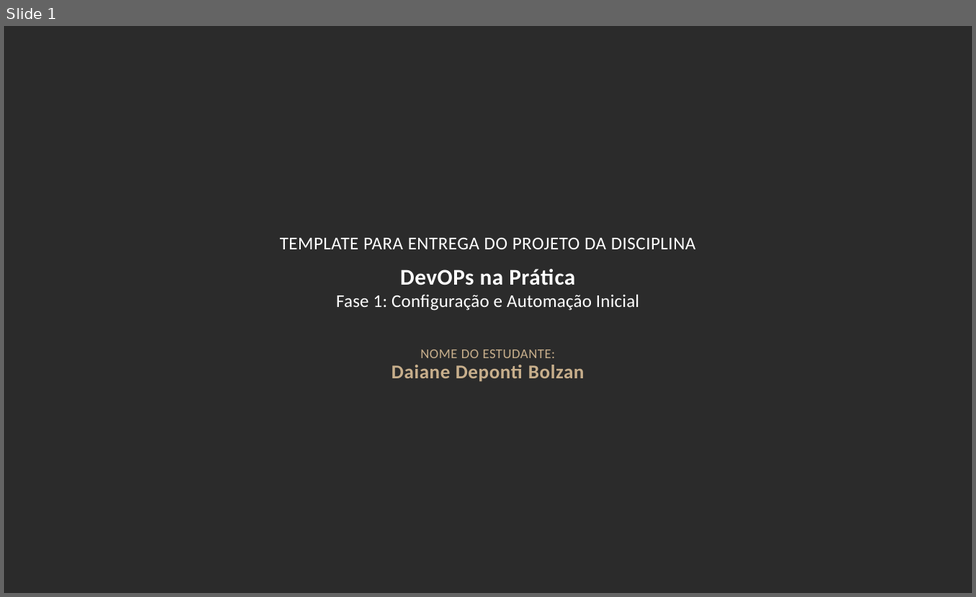
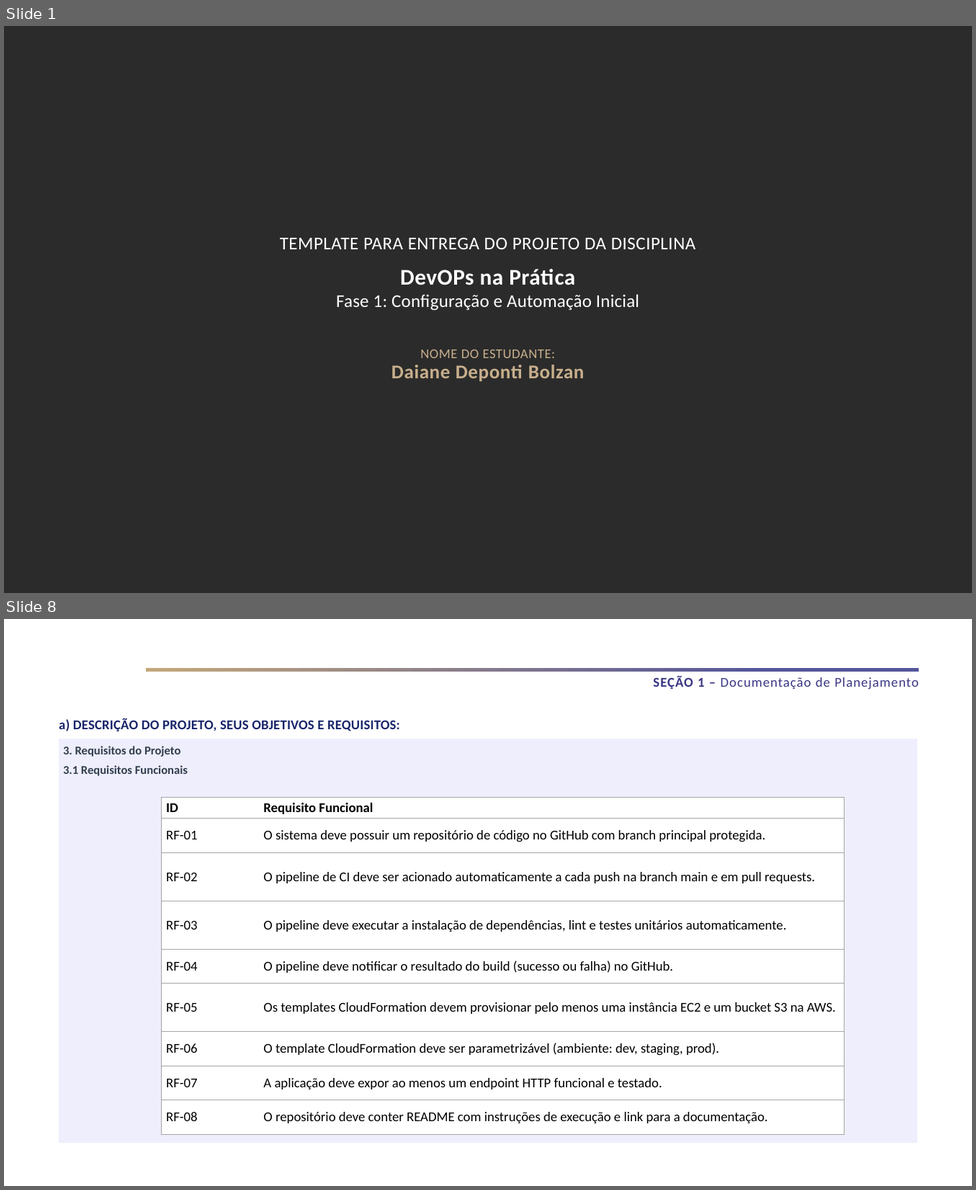
Before and after one commit to Daaaiii/Devops, a slide deck: Daiane Bolzan - Fase 1 - DevOps na Prática.pptx. Shown one above the other, each under a label of ours: slide 1 before the commit, slides 1 and 8 after it; the slides between them are not shown. The pictures are 976x597 and 976x1190 pixels, drawn with LibreOffice and Linux fonts; fonts in the diff are those of the drawing; background and template pictures are left out; a plain dark background stands for a picture behind light text. Boxes give left, top, right and bottom in pixels: in the first picture for what was removed or moved away, otherwise in the second. Text is boxed around its words. In the diff, an @@ line names an element or a change of style, - is before the commit and + after.

Commit message:
atualizando documentação da Fase 1 para incluir a conclusão da proteção da branch `main`

```diff
--- a/Daiane Bolzan - Fase 1 - DevOps na Prática.pptx
+++ b/Daiane Bolzan - Fase 1 - DevOps na Prática.pptx
@@ slide 8 added at (x1=4, y1=619, x2=972, y2=1186), background #FFFFFF @@
@@ rectangle added at (x1=145, y1=668, x2=918, y2=672), fill gradient #C3A77A to #53559B @@
@@ text added at (x1=653, y1=676, x2=918, y2=689), 18 pt, text #393683 @@
+SEÇÃO 1 – Documentação de Planejamento
@@ text added at (x1=59, y1=718, x2=400, y2=731), 18 pt, text #19266B, bold @@
+a) DESCRIÇÃO DO PROJETO, SEUS OBJETIVOS E REQUISITOS:
@@ text added at (x1=59, y1=739, x2=917, y2=1142), fill #EEEEFC, 16 pt, text #333F50, bold @@
+3. Requisitos do Projeto
+3.1 Requisitos Funcionais
@@ table added at (x1=161, y1=797, x2=844, y2=1134), 9 rows, 2 columns @@
+ID | Requisito Funcional
+RF-01 | O sistema deve possuir um repositório de código no GitHub com branch principal protegida.
+RF-02 | O pipeline de CI deve ser acionado automaticamente a cada push na branch main e em pull requests.
+RF-03 | O pipeline deve executar a instalação de dependências, lint e testes unitários automaticamente.
+RF-04 | O pipeline deve notificar o resultado do build (sucesso ou falha) no GitHub.
+RF-05 | Os templates CloudFormation devem provisionar pelo menos uma instância EC2 e um bucket S3 na AWS.
+RF-06 | O template CloudFormation deve ser parametrizável (ambiente: dev, staging, prod).
+RF-07 | A aplicação deve expor ao menos um endpoint HTTP funcional e testado.
+RF-08 | O repositório deve conter README com instruções de execução e link para a documentação.
```
Also in this commit, not shown: 13 other slides added, 5 slides removed, 1 other file.
